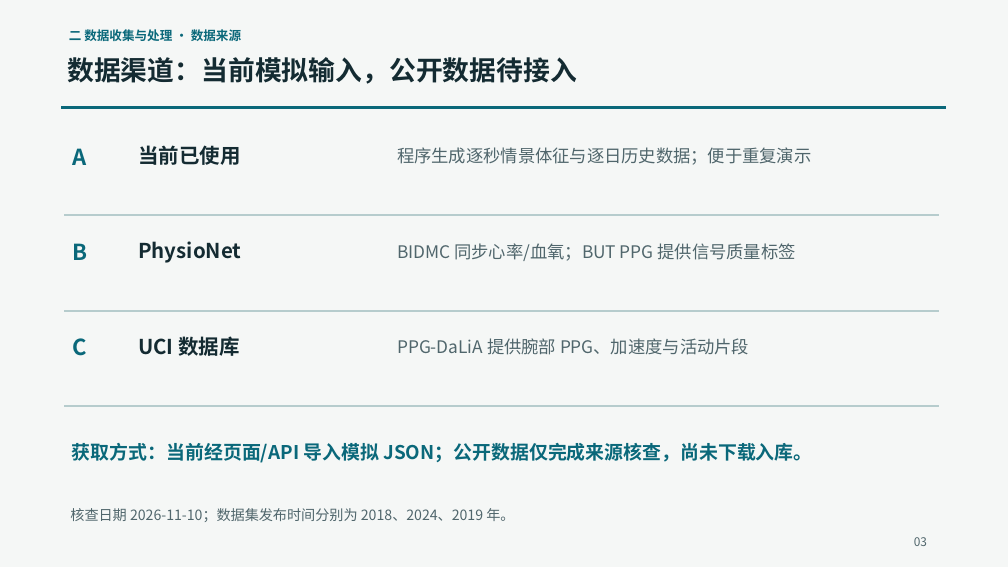
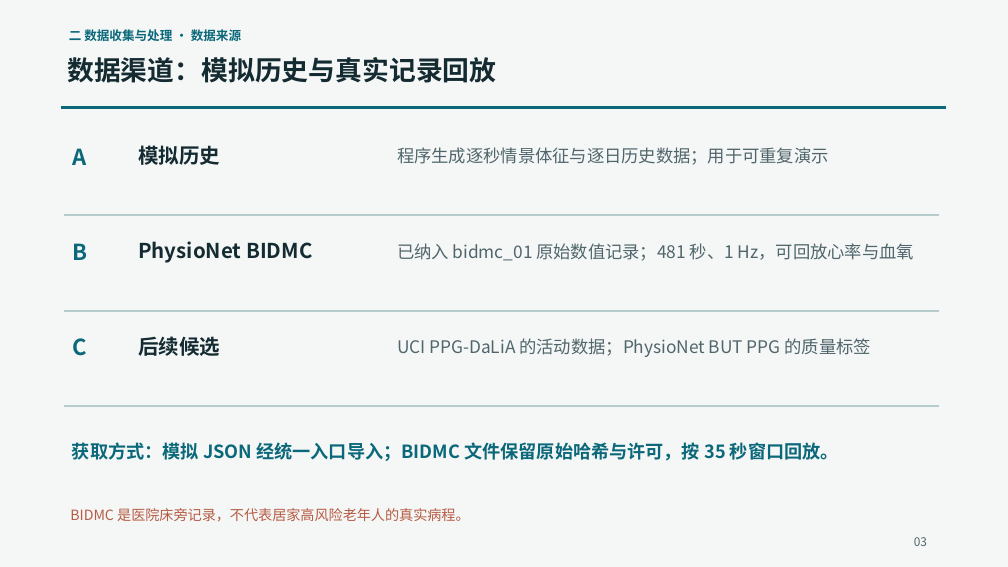
Before and after one commit to liee4/anmai-agent, a slide deck: slide 3 of presentation/output/【医疗-南京邮电大学-宋奕霖-安脉Agent】.pptx. Drawn at 1008x567 pixels with LibreOffice and Linux fonts; fonts in the diff are those of the drawing. Boxes give left, top, right and bottom in pixels: in the first picture for what was removed or moved away, otherwise in the second. Text is boxed around its words. In the diff, an @@ line names an element or a change of style, - is before the commit and + after.

```diff
--- a/presentation/output/【医疗-南京邮电大学-宋奕霖-安脉Agent】.pptx
+++ b/presentation/output/【医疗-南京邮电大学-宋奕霖-安脉Agent】.pptx
@@ text at [67,57,496,83]: text changed @@
-数据渠道：当前模拟输入，公开数据待接入
+数据渠道：模拟历史与真实记录回放
@@ text at [138,145,220,165]: text changed @@
-当前已使用
+模拟历史
@@ text at [397,147,828,165]: text changed @@
-程序生成逐秒情景体征与逐日历史数据；便于重复演示
+程序生成逐秒情景体征与逐日历史数据；用于可重复演示
@@ text at [138,241,312,263]: text changed @@
-PhysioNet
+PhysioNet BIDMC
@@ text at [397,243,914,261]: text changed @@
-BIDMC 同步心率/血氧；BUT PPG 提供信号质量标签
+已纳入 bidmc_01 原始数值记录；481 秒、1 Hz，可回放心率与血氧
@@ text at [138,336,220,356]: text changed @@
-UCI 数据库
+后续候选
@@ text at [397,338,871,357]: text changed @@
-PPG-DaLiA 提供腕部 PPG、加速度与活动片段
+UCI PPG-DaLiA 的活动数据；PhysioNet BUT PPG 的质量标签
@@ text at [72,442,839,461]: text changed; size 18 to 17.2 pt @@
-获取方式：当前经页面/API 导入模拟 JSON；公开数据仅完成来源核查，尚未下载入库。
+获取方式：模拟 JSON 经统一入口导入；BIDMC 文件保留原始哈希与许可，按 35 秒窗口回放。
@@ text at [70,508,470,522]: text changed; text colour #50666C to #B65C44 @@
-核查日期 2026-11-10；数据集发布时间分别为 2018、2024、2019 年。
+BIDMC 是医院床旁记录，不代表居家高风险老年人的真实病程。
```
Also in this commit, not shown: 7 other slides changed, 7 other files.
